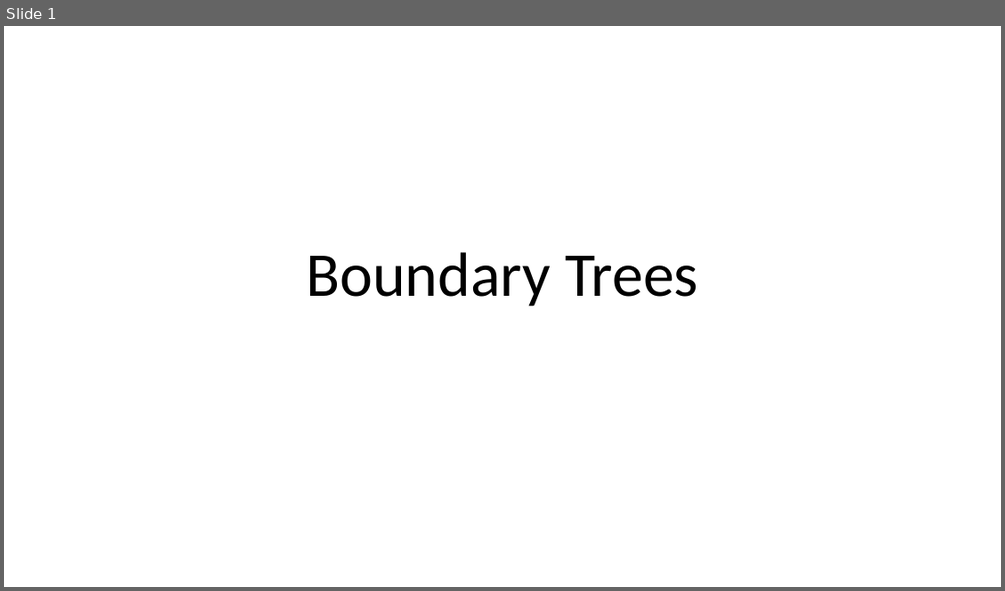
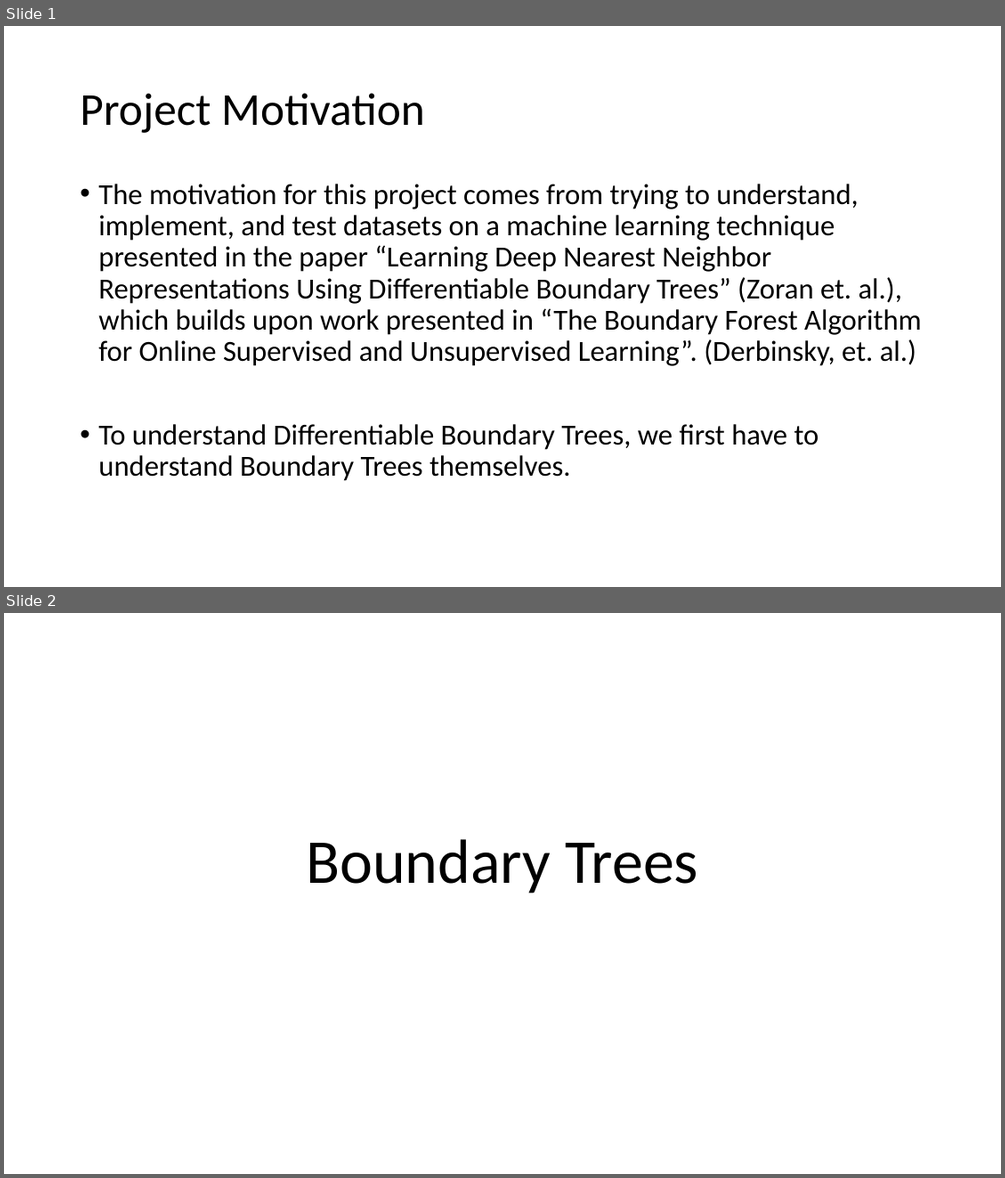
Before and after one commit to jayricco/AIFinalProject, a slide deck: Project/aipresentation.pptx. Shown one above the other, each under a label of ours: slide 1 before the commit, slides 1 and 2 after it. The pictures are 1005x591 and 1005x1178 pixels, drawn with LibreOffice and Linux fonts; fonts in the diff are those of the drawing. Boxes give left, top, right and bottom in pixels: in the first picture for what was removed or moved away, otherwise in the second. Text is boxed around its words. In the diff, an @@ line names an element or a change of style, - is before the commit and + after.

Commit message:
added required sections to the presentation per the Project Specification

```diff
--- a/Project/aipresentation.pptx
+++ b/Project/aipresentation.pptx
@@ slide 1 added at [4, 26, 1001, 587], background #FFFFFF @@
@@ title added at [80, 93, 425, 133], 44 pt, text #000000 @@
+Project Motivation
@@ text added at [98, 184, 922, 481], 28 pt, text #000000 @@
+• The motivation for this project comes from trying to understand, implement, and test datasets on a machine learning technique presented in the paper “Learning Deep Nearest Neighbor Representations Using Differentiable Boundary Trees” (Zoran et. al.), which builds upon work presented in “The Boundary Forest Algorithm for Online Supervised and Unsupervised Learning”. (Derbinsky, et. al.)
+• To understand Differentiable Boundary Trees, we first have to understand Boundary Trees themselves.
@@ what was slide 1 is now slide 2 @@
```
Also in this commit, not shown: 1 other slide added.
